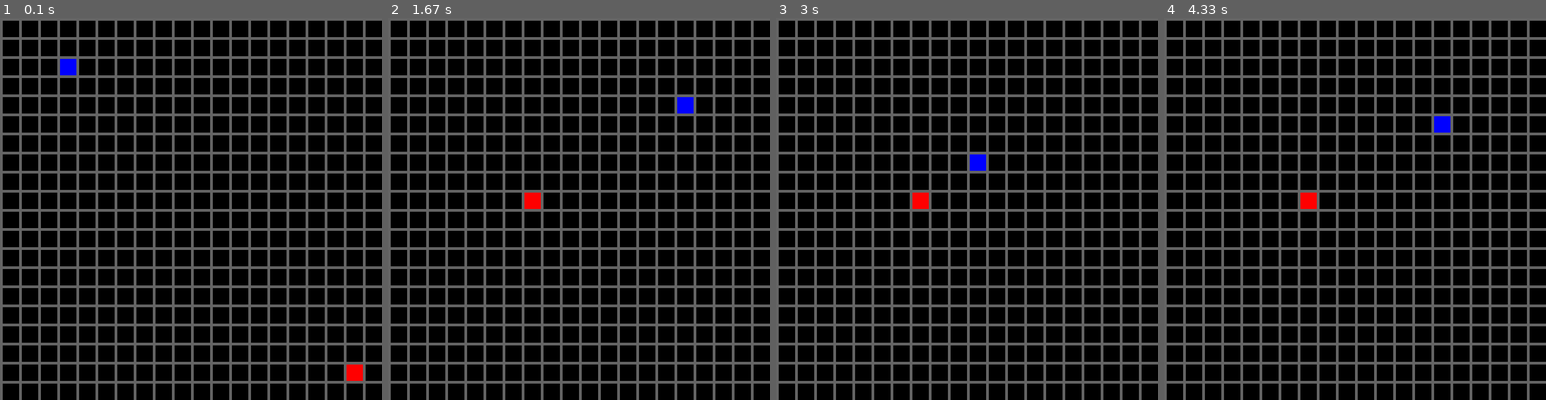
Above: before the commit, frames 1-4 (left to right).
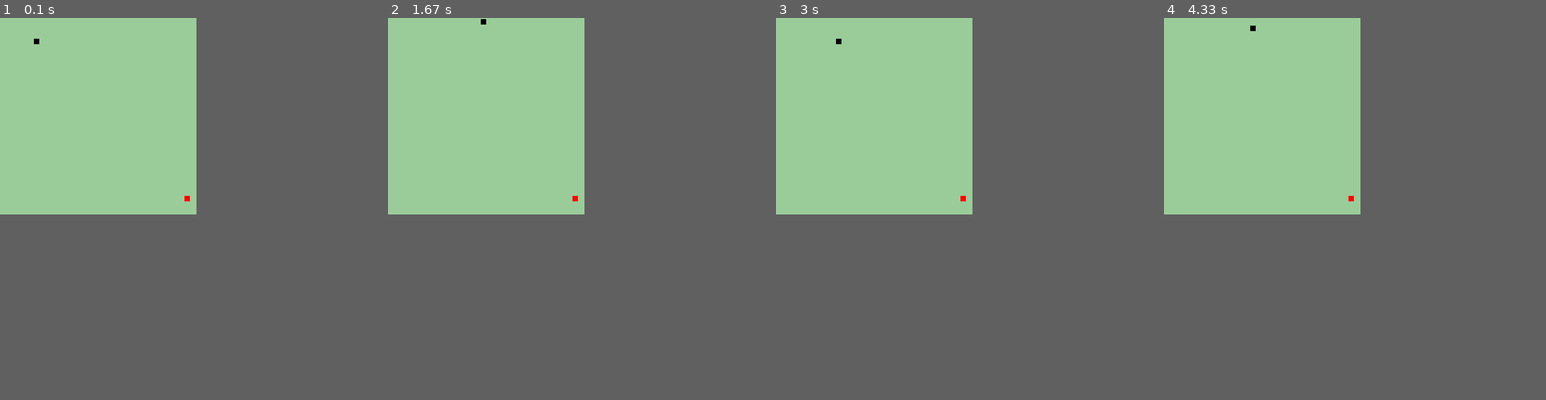
Above: after the commit, the same moments.

Repository: AryanBytesCode/NEAT-PySnake
Game: pygame game, started from pyGameTest.py
Two runs of this game, one before a commit and one after it. Both use one fixed random seed, a clock stepped at 60 frames per second and the inputs below.
Inputs:
- Up to frame 1 (0.1 s): no input
- Up to frame 2 (1.67 s): hold Right 0.33-0.8 s; hold Up 0.83-1.3 s; hold Right from 1.33 s (still down)
- Up to frame 3 (3 s): release Right at 1.8 s; hold Left 1.83-2.37 s; hold Down 2.4-2.7 s; hold Left from 2.73 s (still down)
- Up to frame 4 (4.33 s): release Left at 3.13 s; hold Up 3.17-3.53 s; hold Right 3.57-4.2 s; hold Down from 4.23 s (still down)
In our replay, the window is 700x700 before the commit and 360x360 after it. These sizes can differ from the game's own. Grey fills any space a smaller window leaves; there, only what the larger window draws over its background counts as a difference.

The runs differ from the first frame. In frame 1, 46% of the frame differs, in the area x 0-100%, y 0-100%; in frame 2, 46%; in frame 3, 46%; in frame 4, 46%.

Commit message:
Update grid dimensions and colors for improved gameplay visuals

Diff:
--- a/pyGameTest.py
+++ b/pyGameTest.py
@@ -5,15 +5,15 @@
 import time
 
 # Define constants
-GRID_WIDTH = 20
-GRID_HEIGHT = 20
-TILE_SIZE = 30
-GAP = 5
+GRID_WIDTH = 30
+GRID_HEIGHT = 30
+TILE_SIZE = 10
+GAP = 2
 CANVAS_SIZE_X = GRID_WIDTH * TILE_SIZE + GAP * GRID_WIDTH
 CANVAS_SIZE_Y = GRID_HEIGHT * TILE_SIZE + GAP * GRID_HEIGHT
-BACKGROUND_COLOR = (100, 100, 100)  # Green
-TILE_COLOR = (0, 0, 0)          # Black
-SNAKE_COLOR = (0,0,255)
+BACKGROUND_COLOR = (154,204,153)  # Green
+TILE_COLOR = (154,204,153)          # Black
+SNAKE_COLOR = (0,0,0)
 FRUIT_COLOR = (255,0,0)
 
 
